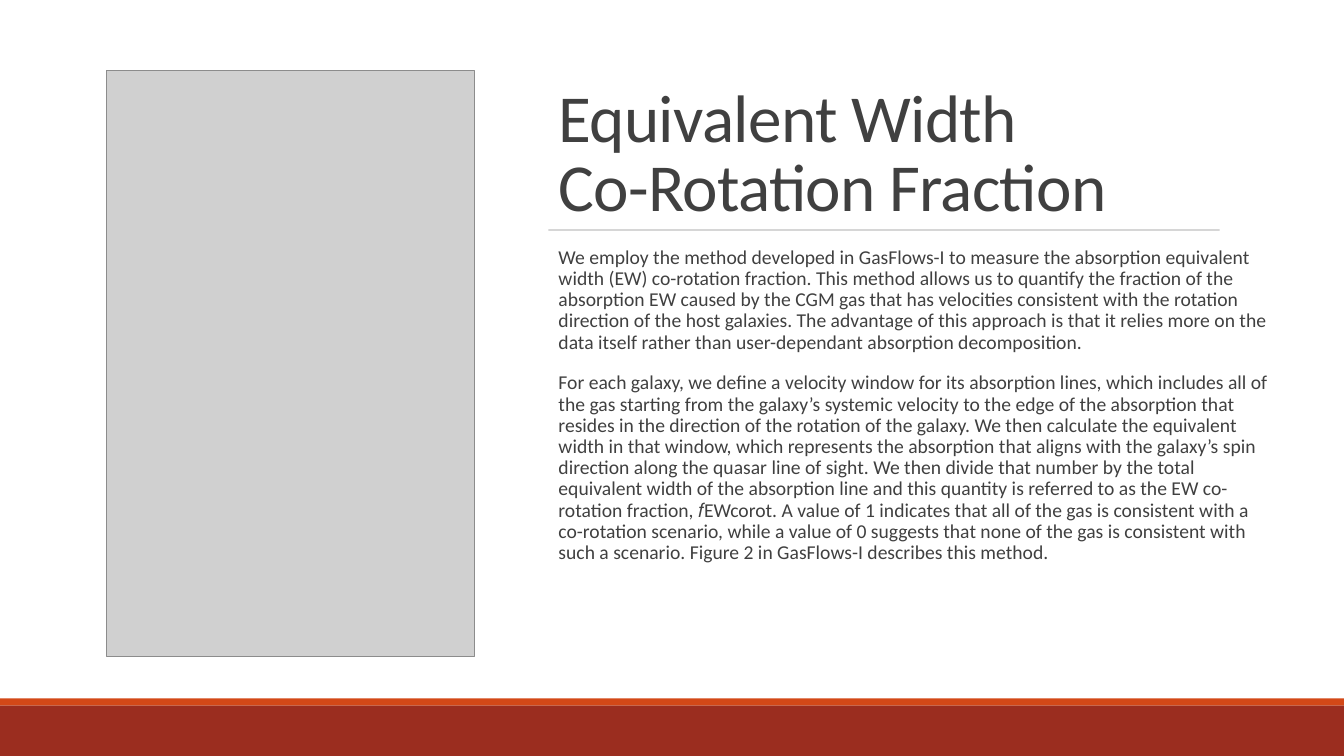
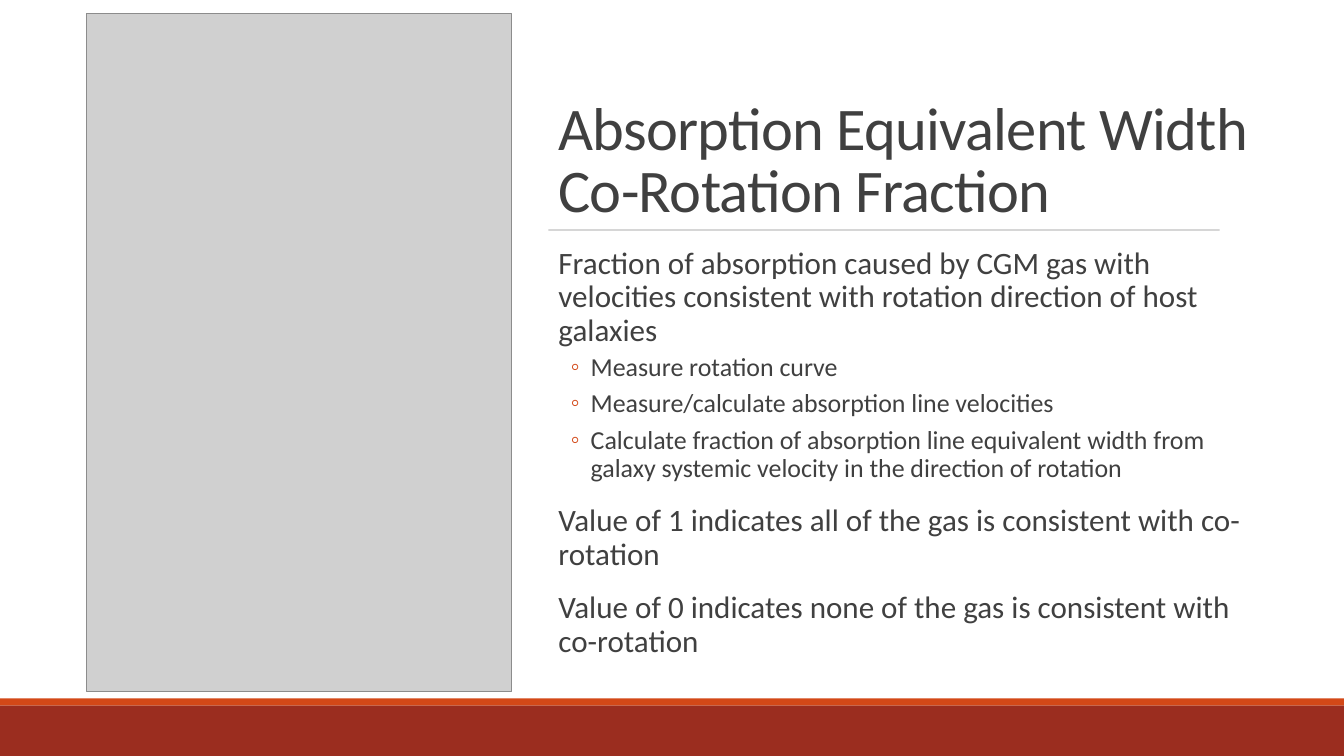
Before and after one commit to brockparker/Coursework, a slide deck: slide 5 of CGM_Group_12012023.pptx. Drawn at 1344x756 pixels with LibreOffice and Linux fonts; fonts in the diff are those of the drawing; grey boxes stand for pictures. Boxes give left, top, right and bottom in pixels: in the first picture for what was removed or moved away, otherwise in the second. Text is boxed around its words. In the diff, an @@ line names an element or a change of style, - is before the commit and + after.

```diff
--- a/CGM_Group_12012023.pptx
+++ b/CGM_Group_12012023.pptx
@@ picture: place and size @@
-picture at (107,71,475,656)
+picture at (87,13,512,691)
@@ title at (558,108,1248,213): text changed; size 48 to 43.2 pt @@
-Equivalent Width
-Co-Rotation Fraction
+Absorption Equivalent Width
+Co-Rotation Fraction
@@ text at (558,252,1240,652): text changed; size 14 to 22.2 pt @@
-  We employ the method developed in GasFlows-I to measure the absorption equivalent width (EW) co-rotation fraction. This method allows us to quantify the fraction of the absorption EW caused by the CGM gas that has velocities consistent with the rotation direction of the host galaxies. The advantage of this approach is that it relies more on the data itself rather than user-dependant absorption decomposition.
-  For each galaxy, we define a velocity window for its absorption lines, which includes all of the gas starting from the galaxy’s systemic velocity to the edge of the absorption that resides in the direction of the rotation of the galaxy. We then calculate the equivalent width in that window, which represents the absorption that aligns with the galaxy’s spin direction along the quasar line of sight. We then divide that number by the total equivalent width of the absorption line and this quantity is referred to as the EW co-rotation fraction, 𝑓EWcorot. A value of 1 indicates that all of the gas is consistent with a co-rotation scenario, while a value of 0 suggests that none of the gas is consistent with such a scenario. Figure 2 in GasFlows-I describes this method.
+  Fraction of absorption caused by CGM gas with velocities consistent with rotation direction of host galaxies
+  ◦ Measure rotation curve
+  ◦ Measure/calculate absorption line velocities
+  ◦ Calculate fraction of absorption line equivalent width from galaxy systemic velocity in the direction of rotation
+  Value of 1 indicates all of the gas is consistent with co-rotation
+  Value of 0 indicates none of the gas is consistent with co-rotation
```
Also in this commit, not shown: 3 other slides changed, 4 slides added, 8 slides removed.
